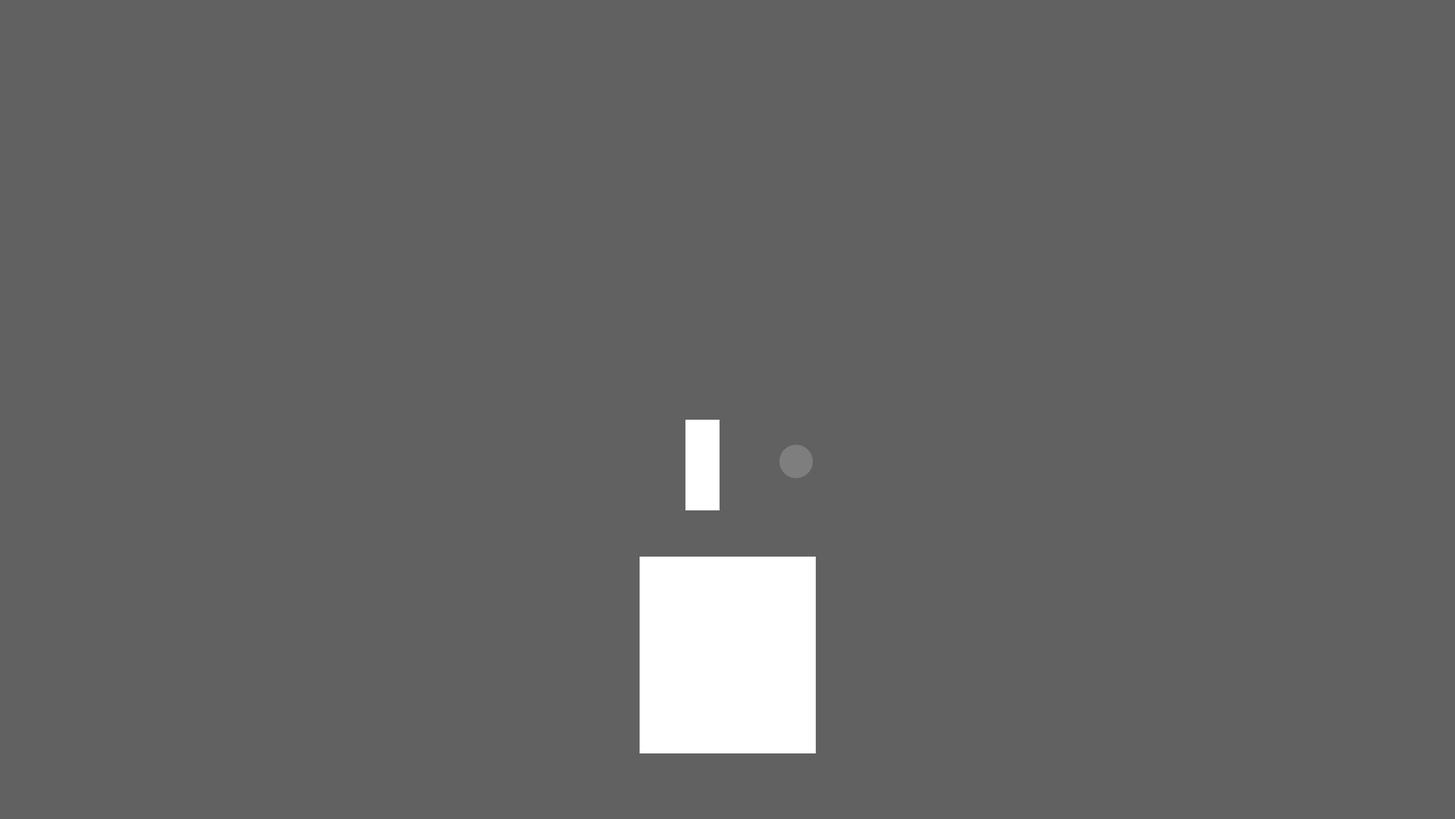
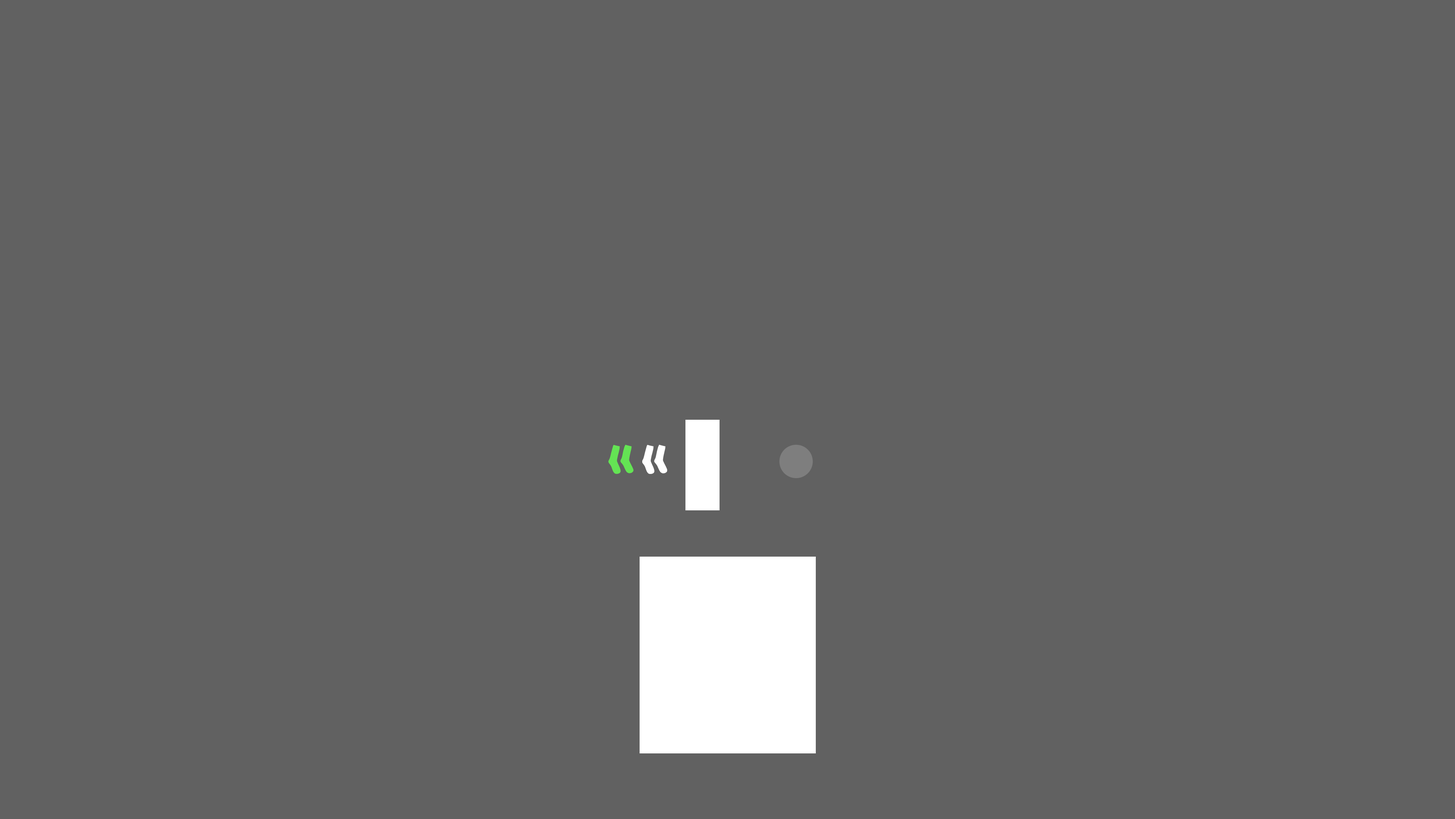
Comparing the layer stacks of the two 1455×819 images. Changes:
added layer "Socks" above "Ground" over [642, 444, 668, 474]
added layer "Socks Shiny" above "Background (Reference)" over [608, 444, 634, 474]
